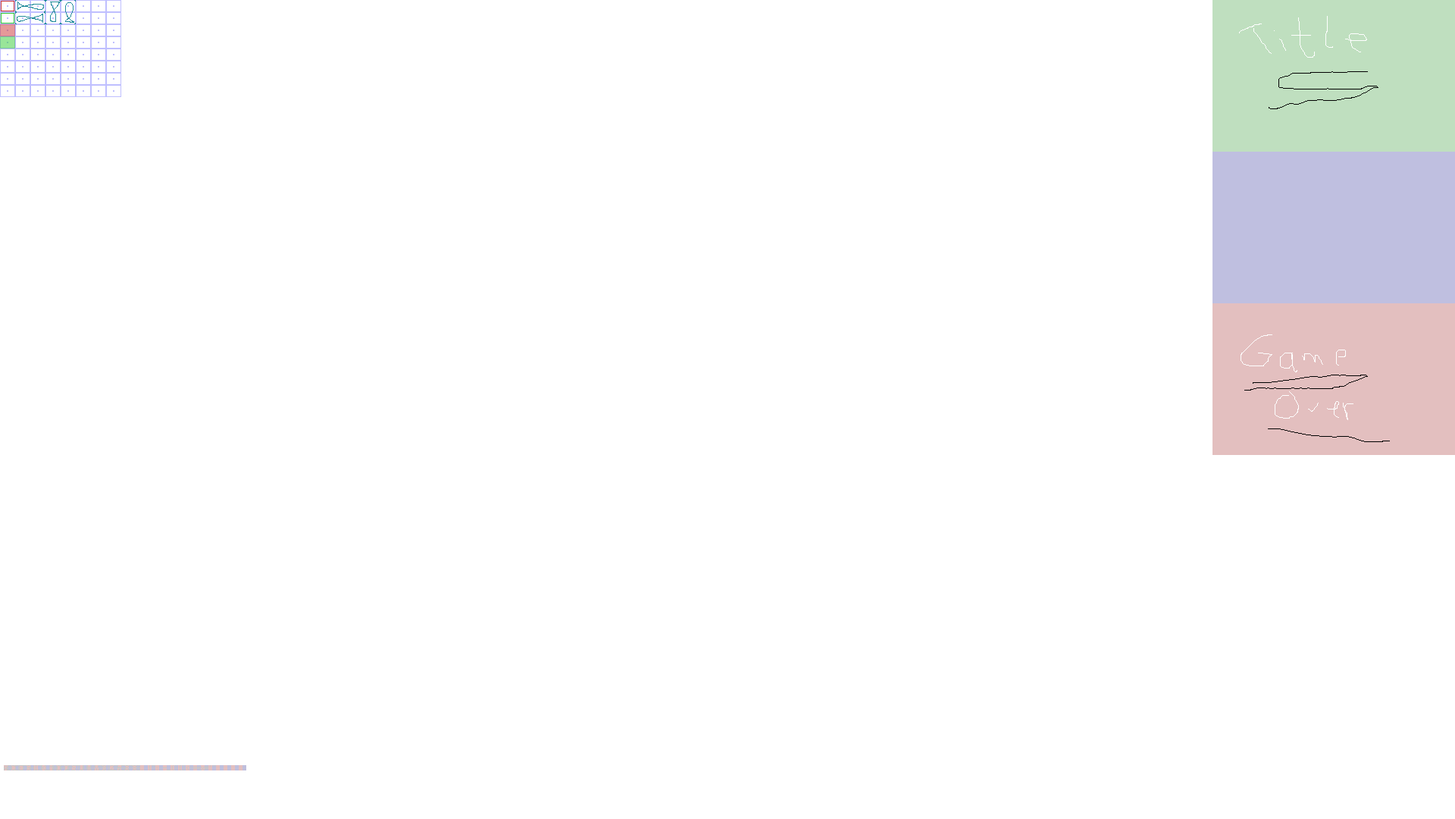
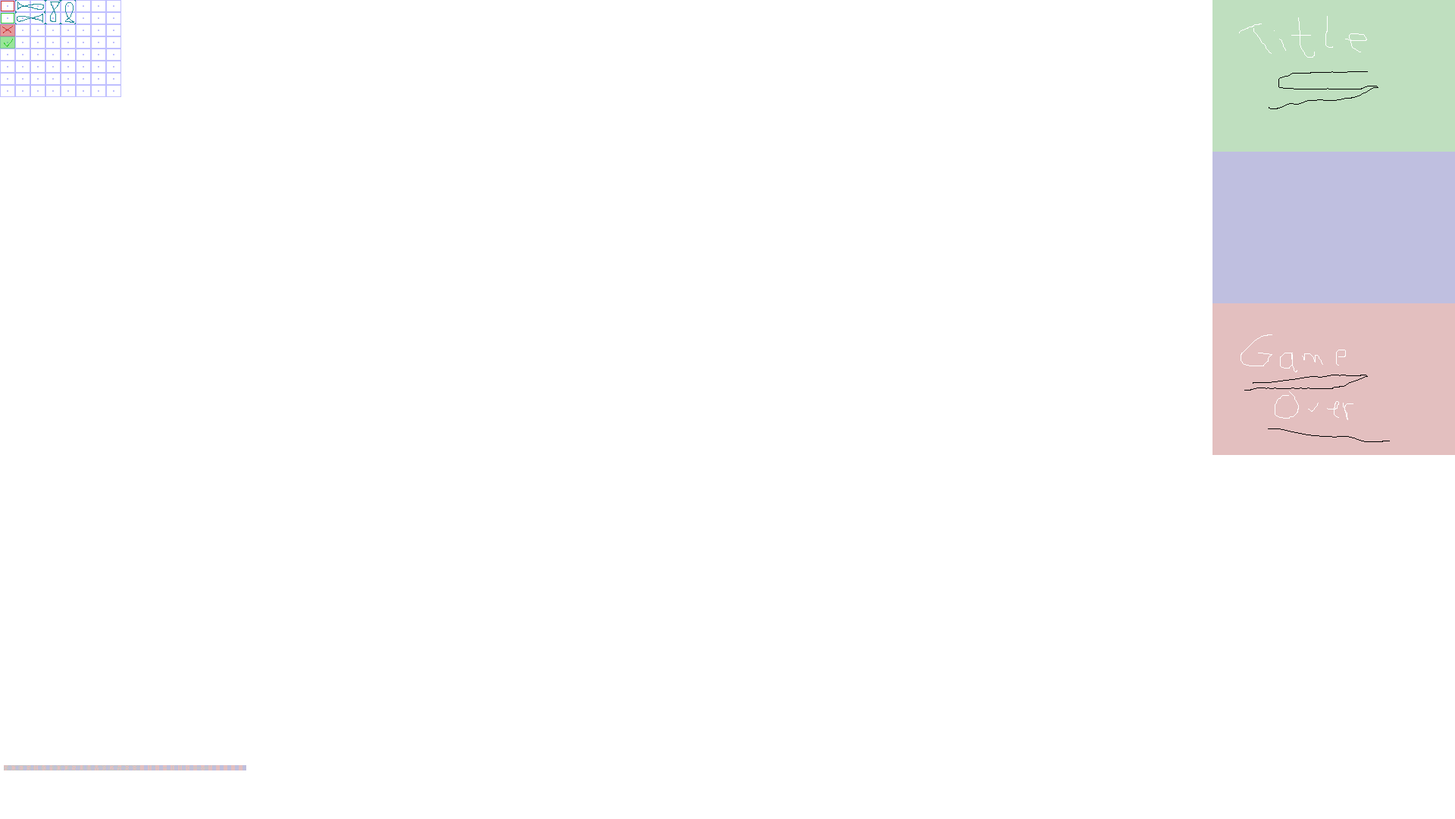
Two versions of the same layered image (1455x819). Layer-by-layer changes:
painted on "pizzagrid" over 2, 25, 13, 47
